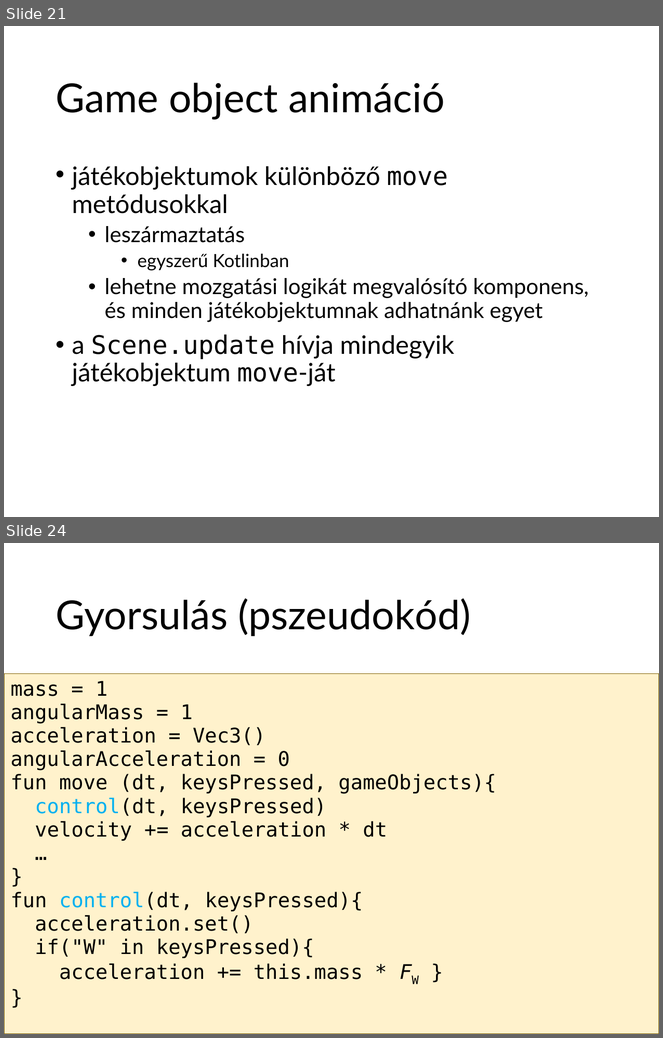
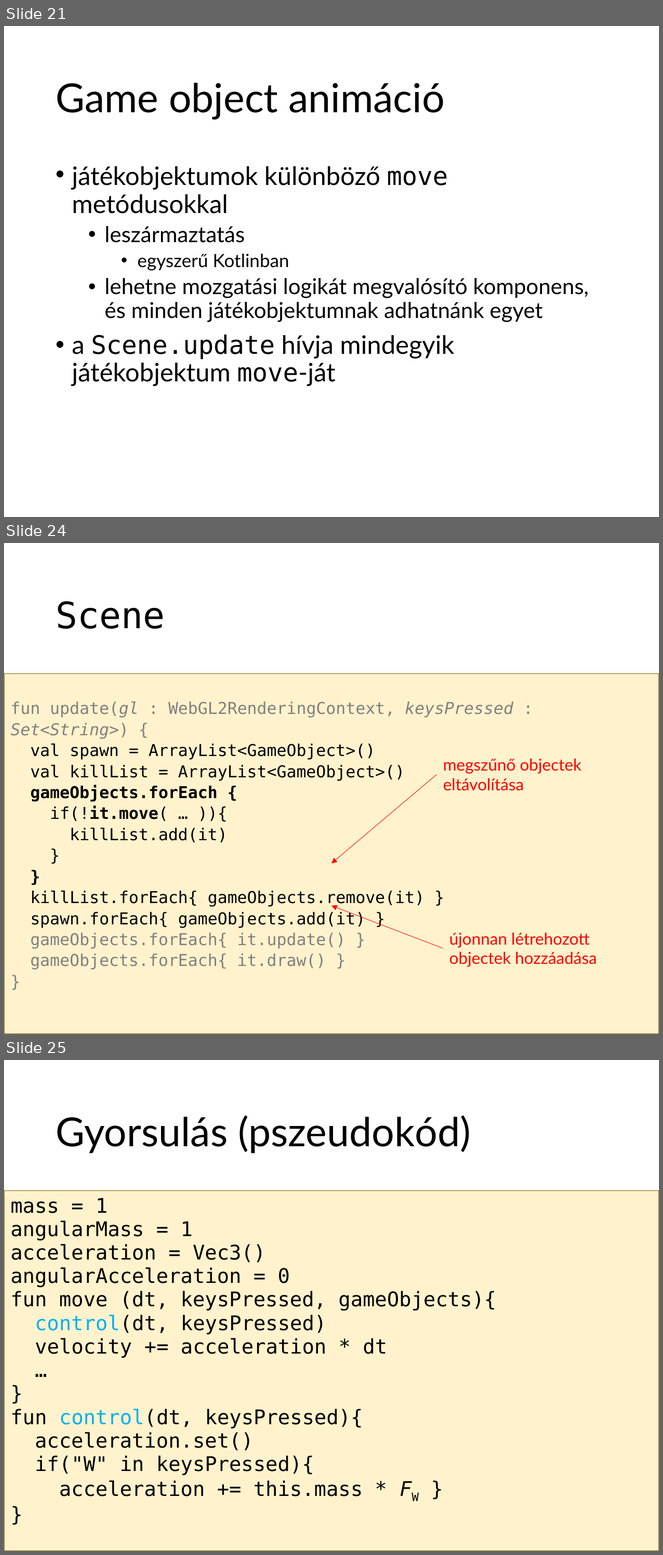
Before and after one commit to szecsi/kogfactory, a slide deck: projects/kog.3gr.020-gom/3gre060_physics.pptx. Shown one above the other, each under a label of ours: slides 21 and 24 before the commit, slides 21, 24 and 25 after it; the slides between them are not shown. The pictures are 663x1038 and 663x1555 pixels, drawn with LibreOffice and Linux fonts; fonts in the diff are those of the drawing. Boxes give left, top, right and bottom in pixels: in the first picture for what was removed or moved away, otherwise in the second. Text is boxed around its words. In the diff, an @@ line names an element or a change of style, - is before the commit and + after.

```diff
--- a/projects/kog.3gr.020-gom/3gre060_physics.pptx
+++ b/projects/kog.3gr.020-gom/3gre060_physics.pptx
@@ slide 24 added at [4, 543, 659, 1034], background #FFFFFF @@
@@ title added at [55, 601, 165, 629], 40 pt, text #000000 @@
+Scene
@@ text added at [4, 674, 659, 1034], fill #FFF2CC, outline #806000 0.75 pt, 18 pt, text #000000 @@
+fun update(gl : WebGL2RenderingContext, keysPressed : Set<String>) {
+val spawn = ArrayList<GameObject>()
+val killList = ArrayList<GameObject>()
+gameObjects.forEach {
+if(!it.move( … )){
+killList.add(it)
+}
+}
+killList.forEach{ gameObjects.remove(it) }
+spawn.forEach{ gameObjects.add(it) }
+gameObjects.forEach{ it.update() }
+gameObjects.forEach{ it.draw() }
+}
@@ text added at [443, 758, 582, 791], 18 pt, text #FF0000 @@
+megszűnő objectek eltávolítása
@@ arrow added from (437, 775) to (332, 863), #FF0000 0.5 pt @@
@@ arrow added from (443, 949) to (332, 906), #FF0000 0.5 pt @@
@@ text added at [450, 932, 597, 967], 18 pt, text #FF0000 @@
+újonnan létrehozott objectek hozzáadása
@@ what was slide 24 is now slide 25 @@
```
Also in this commit, not shown: 2 slides changed, 21 other files.
